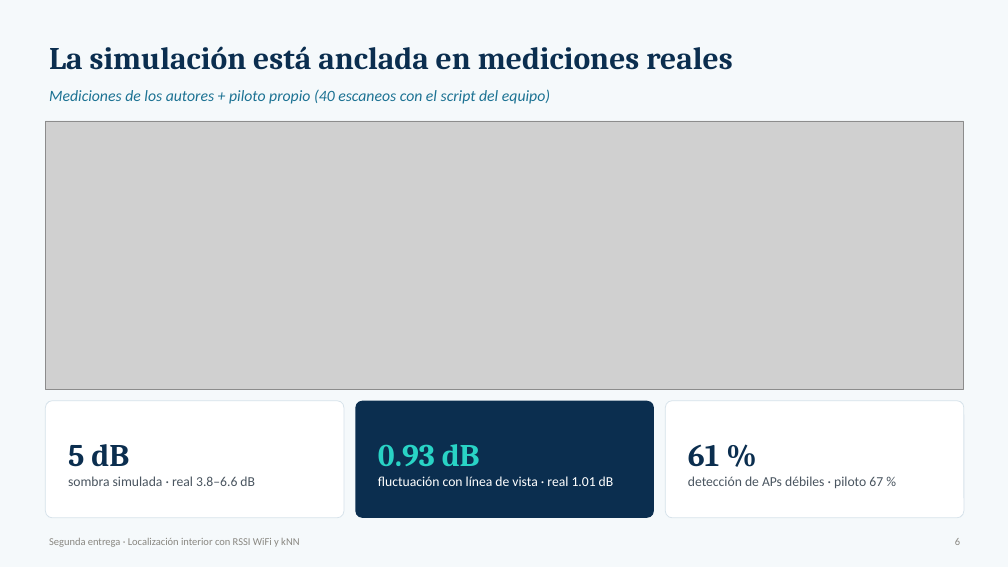
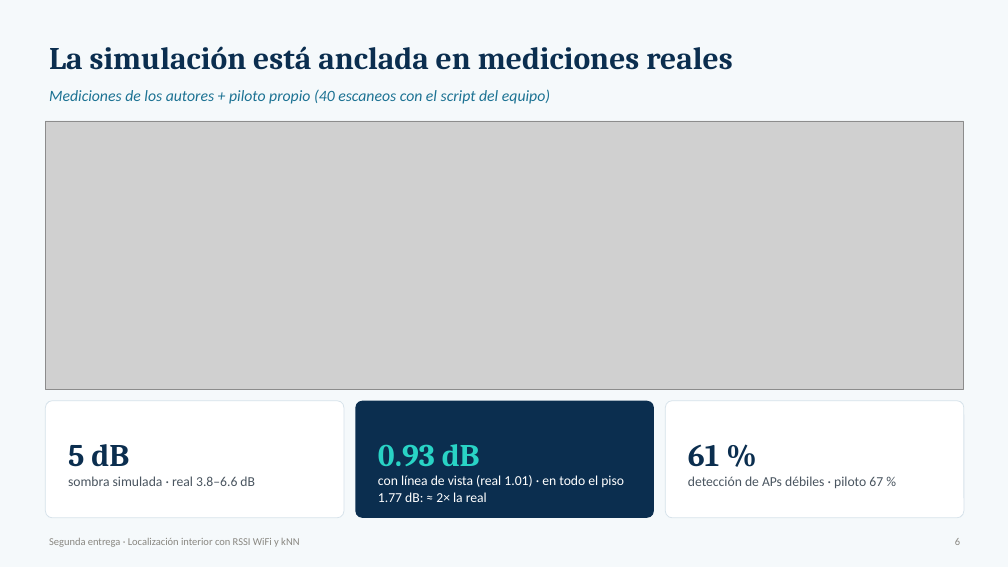
Before and after one commit to danielo2858-spec/ml1-localizacion-qaknn, a slide deck: slide 6 of Segunda_Entrega_Presentacion.pptx. Drawn at 1008x567 pixels with LibreOffice and Linux fonts; fonts in the diff are those of the drawing; grey boxes stand for pictures. Boxes give left, top, right and bottom in pixels: in the first picture for what was removed or moved away, otherwise in the second. Text is boxed around its words. In the diff, an @@ line names an element or a change of style, - is before the commit and + after.

```diff
--- a/Segunda_Entrega_Presentacion.pptx
+++ b/Segunda_Entrega_Presentacion.pptx
@@ text at [378,475,624,502]: text changed @@
-fluctuación con línea de vista · real 1.01 dB
+con línea de vista (real 1.01) · en todo el piso 1.77 dB: ≈ 2× la real
```
Also in this commit, not shown: 7 other slides changed, 1 other file.
